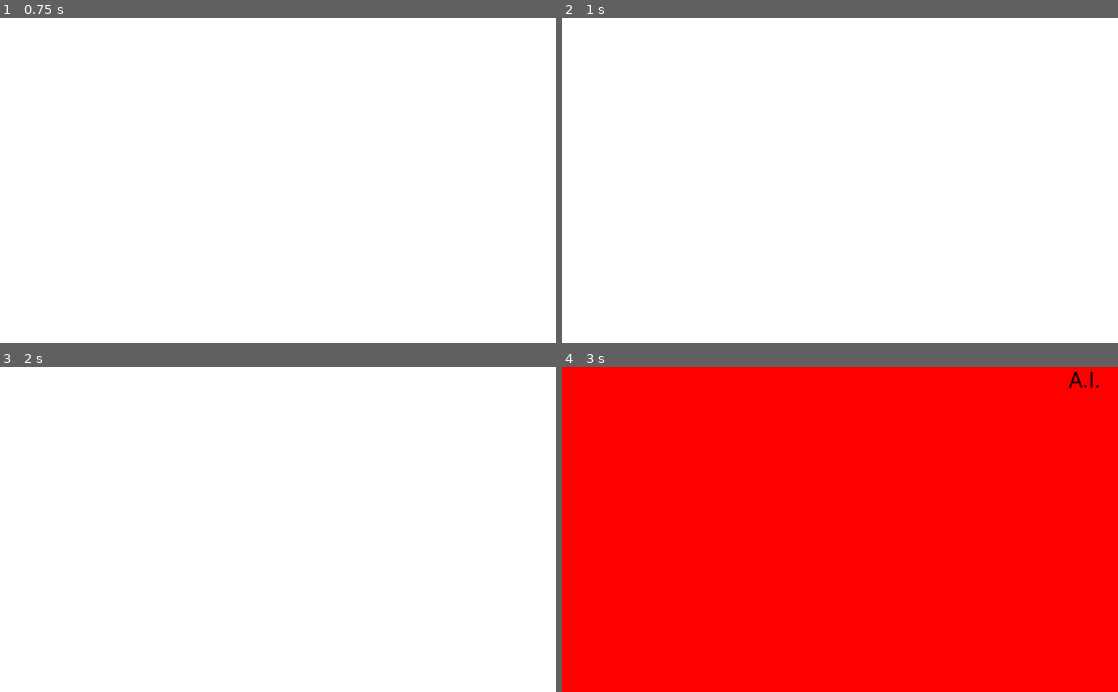
Above: before the commit, frames 1-4 (two rows, left to right).
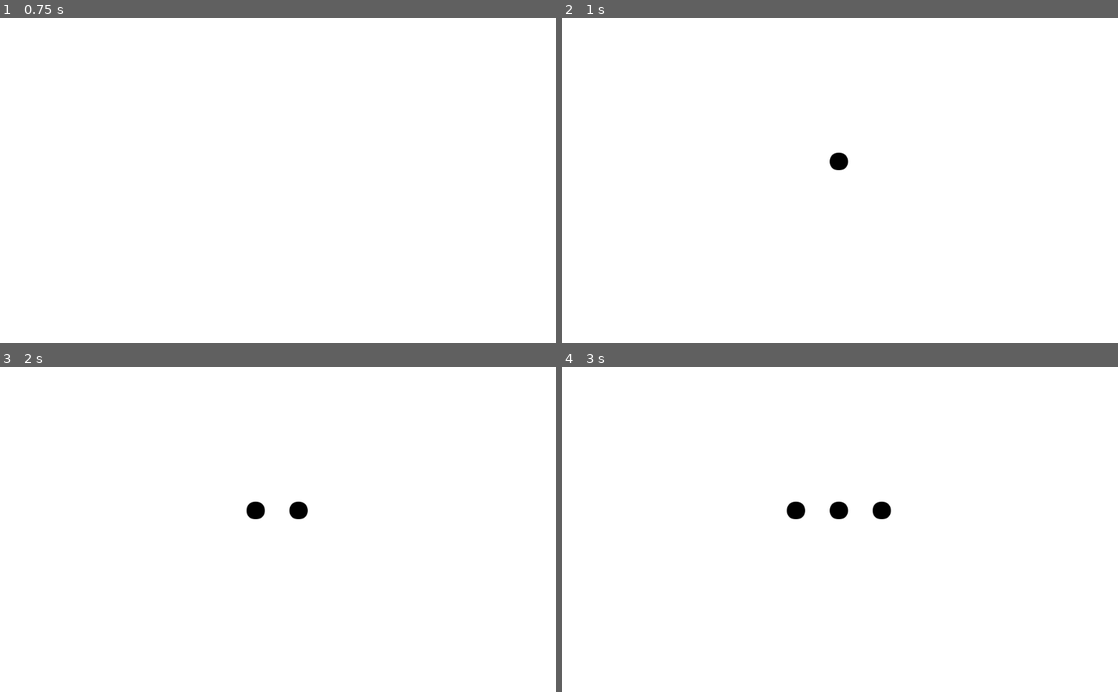
Above: after the commit, the same moments.

Repository: MGon025/CPSC481_Project
Game: Godot game, scene res://Board.tscn
Same seed, same stepped clock (60 frames per second), same inputs: the game is played once before the commit and once after it. The project has no main scene, so this scene is started directly.
Inputs (mouse positions are in pixels of both pictures, inside the frame that each line leads up to):
- Up to frame 1 (0.75 s): tap Enter at 0.5 s; move the mouse to (205, 105) at 0.52 s; click (205, 105) at 0.67 s
- Up to frame 2 (1 s): no input
- Up to frame 3 (2 s): tap Space at 1.25 s; move the mouse to (278, 454) at 1.27 s; click (278, 454) at 1.42 s
- Up to frame 4 (3 s): move the mouse to (912, 454) at 2.02 s; click (912, 454) at 2.17 s; tap Enter at 2.75 s; move the mouse to (767, 529) at 2.77 s; click (767, 529) at 2.92 s

Frame 1 is identical in both runs. In frame 2, 0.2% of the frame differs, in the area x 48-52%, y 41-47%; in frame 3, 0.3%; in frame 4, 100%, in the area x 0-100%, y 0-100%.

Commit message:
formatting + wait screen
- Better waiting screen when deciding who should go first.

Diff:
--- a/Board.tscn
+++ b/Board.tscn
@@ -36,6 +36,10 @@
 
 [sub_resource type="DynamicFont" id=8]
 size = 40
+font_data = ExtResource( 3 )
+
+[sub_resource type="DynamicFont" id=12]
+size = 300
 font_data = ExtResource( 3 )
 
 [sub_resource type="Animation" id=11]
@@ -267,6 +271,15 @@
 margin_right = 1024.0
 margin_bottom = 600.0
 
+[node name="Dots" type="Label" parent="GameStart"]
+margin_right = 1024.0
+margin_bottom = 353.0
+custom_colors/font_color = Color( 0, 0, 0, 1 )
+custom_fonts/font = SubResource( 12 )
+text = "..."
+align = 1
+valign = 1
+
 [node name="AnimationPlayer" type="AnimationPlayer" parent="GameStart"]
 root_node = NodePath("../FirstColor")
 anims/swipe_left = SubResource( 11 )
--- a/board.gd
+++ b/board.gd
@@ -1,24 +1,24 @@
 extends Node2D
+# Handles various events related to the game board.
+# Events include setting up the game board, switching turns,
+# and displaying the winner.
 
-
-# Declare member variables here. Examples:
-# var a = 2
-# var b = "text"
 
 var tiles = []
 
-var player1_is_first = true
-var player1_turn = true
+var player1_turn = false
 var use_circle = true
 
 var _win_lines = []
 var _pause = null
 
-onready var player1bg = get_node("Stats/BGLeft")
-onready var player2bg = get_node("Stats/BGRight")
-onready var p1_name = get_node("Stats/Names/Player1Name")
-onready var p2_name = get_node("Stats/Names/Player2Name")
+onready var _player1bg = get_node("Stats/BGLeft")
+onready var _player2bg = get_node("Stats/BGRight")
+onready var _p1_name = get_node("Stats/Names/Player1Name")
+onready var _p2_name = get_node("Stats/Names/Player2Name")
 var _test_time = 0
+var _test_count = 0
+
 
 # Called when the node enters the scene tree for the first time.
 func _ready():
@@ -31,23 +31,22 @@
 	_clear_board()
 
 
-# called 60 times per second
+# Called at 60fps. delta is time between frames.
 func _physics_process(delta):
 	_test_ai(delta)
+#	pass
 
 
 # Called when a tile is clicked
 func _on_turn_end():
 	use_circle = !use_circle
-	player1bg.visible = !player1bg.visible
-	player2bg.visible = !player2bg.visible
+	_player1bg.visible = !_player1bg.visible
+	_player2bg.visible = !_player2bg.visible
 	player1_turn = !player1_turn
-	_test_time = 0
-	# _test_win(false)
+	_test_win()
 
 
 # Called when clicking after a game is finished.
-# Make sure to set _pause to _game_over()
 func _on_continue(event):
 	if not (event is InputEventMouseButton) or\
 			event.get_button_index() != BUTTON_LEFT or\
@@ -60,18 +59,17 @@
 func _on_game_start(player1: bool):
 	_set_tile_colors(player1)
 	player1_turn = player1
-	player1_is_first = player1
-	if player1_is_first:
-		player1bg.show()
-		p2_name.show()
+	if player1:
+		_player1bg.show()
+		_p2_name.show()
 	else:
 		player1_turn = false
-		player2bg.show()
-		p1_name.show()
+		_player2bg.show()
+		_p1_name.show()
 	$Stats/Player1Score.show()
 	$Stats/Player2Score.show()
+	$GameStart.hide()
 	_test_time = 0
-	$GameStart.hide()
 
 
 func _clear_board():
@@ -81,10 +79,12 @@
 		child.hide()
 
 
+# Call this when someone has won.
+# Make sure to set _pause to _game_won() when calling this function.
 func _game_won(player1: bool, begin: int, end: int):
 	$Stats.add_score(player1)
 	_draw_win_line(player1, begin, end)
-	var text = p1_name.text if player1 else p2_name.text
+	var text = _p1_name.text if player1 else _p2_name.text
 	$Pause/Who.text = text + " Wins!"
 	$Pause.show()
 	yield()
@@ -92,6 +92,7 @@
 	_clear_board()
 
 
+# draws the win line according to the given beginning and end tiles
 func _draw_win_line(player1: bool, begin: int, end: int):
 	var win_line = null
 	for line in _win_lines:
@@ -100,8 +101,8 @@
 	if not win_line:
 		print("win line " + str(begin) + str(end) + " does not exist")
 		return
-	var color = player1bg.get_default_color() if player1\
-			else player2bg.get_default_color()
+	var color = _player1bg.get_default_color() if player1\
+			else _player2bg.get_default_color()
 	win_line.set_default_color(color)
 	win_line.show()
 
@@ -115,13 +116,14 @@
 		tiles.append(tile)
 
 
+# sets tile colors to BGLeft and BGRight depending on who goes first
 func _set_tile_colors(player1: bool):
 	# set tile colors based on player background colors
 	for tile in tiles:
-		tile.get_node("O").modulate = player1bg.get_default_color() if\
-				player1 else player2bg.get_default_color()
-		tile.get_node("X").modulate = player2bg.get_default_color() if\
-				player1 else player1bg.get_default_color()
+		tile.get_node("O").modulate = _player1bg.get_default_color() if\
+				player1 else _player2bg.get_default_color()
+		tile.get_node("X").modulate = _player2bg.get_default_color() if\
+				player1 else _player1bg.get_default_color()
 
 
 # store all win line nodes. called once
@@ -130,6 +132,7 @@
 		_win_lines.append(node)
 
 
+# connects signals from other scripts/nodes to their appropriate functions
 func _connect_signals():
 	# warning-ignore:return_value_discarded
 	$Pause/Click.connect("gui_input", self, "_on_continue")
@@ -140,9 +143,10 @@
 # example of how the ai would click tile 1
 func _test_ai_click():
 	tiles[1].toggle_tile()
+	_test_count += 1
 
 
-# example of ai making a decision after 5 seconds
+# example of the ai making a decision after 5 seconds
 func _test_ai(delta):
 	_test_time += delta
 	if not player1_turn:
@@ -153,5 +157,9 @@
 
 
 # example of the player winning with tiles 0,4,8
-func _test_win(player1: bool):
-	_pause = _game_won(player1, 0, 8)
+# called when switching turns after 3 enemy actions
+func _test_win():
+	_test_time = 0
+	if _test_count == 3:
+		_pause = _game_won(true, 0, 8)
+		_test_count = 0
--- a/game_start.gd
+++ b/game_start.gd
@@ -1,37 +1,54 @@
 extends Node2D
+# Handles choosing which player goes first.
+# The choice is decided after 3 seconds, then a short animation plays before
+# beginning the game.
+
 
 signal turn_decided(player_is_first)
 
-onready var p1_color = get_node("../Stats/BGLeft").get_default_color()
-onready var p2_color = get_node("../Stats/BGRight").get_default_color()
-onready var p1_name = get_node("../Stats/Names/Player1Name")
-onready var p2_name = get_node("../Stats/Names/Player2Name")
+onready var _p1_color = get_node("../Stats/BGLeft").get_default_color()
+onready var _p2_color = get_node("../Stats/BGRight").get_default_color()
+onready var _p1_name = get_node("../Stats/Names/Player1Name")
+onready var _p2_name = get_node("../Stats/Names/Player2Name")
 
 
 # Called when the node enters the scene tree for the first time.
 func _ready():
-	p1_name.hide()
-	p2_name.hide()
+	_p1_name.hide()
+	_p2_name.hide()
+	$Timer.start(4.0)
+	_start_dots()
+	yield($Timer, "timeout")
+	_decide()
 
-	$Timer.start(3.0)
-	yield($Timer, "timeout")
-	_on_timer_ended()
+func _start_dots():
+	$Dots.text = ""
+	var timer = Timer.new()
+	add_child(timer)
+	timer.connect("timeout", self, "_on_timer_timeout")
+	timer.set_one_shot(false)
+	timer.start(1.0)
 
 
-func _on_timer_ended():
-	print("e")
+func _on_timer_timeout():
+	if len($Dots.text) < 3:
+		$Dots.text += "."
+
+
+func _decide():
+	$Dots.hide()
 	var rng = RandomNumberGenerator.new()
 	rng.randomize()
 	var player_is_first = rng.randi_range(0, 1)
 
 	if player_is_first:
-		p1_name.show()
-		$FirstColor.set_frame_color(p1_color)
+		_p1_name.show()
+		$FirstColor.set_frame_color(_p1_color)
 	else:
-		p2_name.show()
+		_p2_name.show()
 		self.set_position(Vector2(1024, 600))
 		self.set_rotation(PI)
-		$FirstColor.set_frame_color(p2_color)
+		$FirstColor.set_frame_color(_p2_color)
 
 	$Timer.start(1.5)
 	yield($Timer, "timeout")
--- a/stats.gd
+++ b/stats.gd
@@ -1,16 +1,13 @@
 extends Node2D
-
-onready var p1_score = get_node("Player1Score")
-onready var p2_score = get_node("Player2Score")
+# Controls the scores of both players
 
 
-# Called when the node enters the scene tree for the first time.
-func _ready():
-	pass
+onready var _p1_score = get_node("Player1Score")
+onready var _p2_score = get_node("Player2Score")
 
 
 func add_score(player1: bool):
 	if player1:
-		p1_score.text = str(int(p1_score.text) + 1)
+		_p1_score.text = str(int(_p1_score.text) + 1)
 	else:
-		p2_score.text = str(int(p2_score.text) + 1)
+		_p2_score.text = str(int(_p2_score.text) + 1)
--- a/tile.gd
+++ b/tile.gd
@@ -1,4 +1,9 @@
 extends Area2D
+# Handles how the tiles are used.
+# A user can left-click to use a tile. The tile will only be used upon
+# releasing the mouse button on the same tile that the button was pressed on.
+# toggle_tile() is also available for AIs to simulate clicking.
+
 
 signal tile_clicked
 
@@ -26,11 +31,11 @@
 		_click_saved = false
 
 
-func turn_on(circle: bool):
-	if circle:
-		get_node("O").visible = true
-	else:
-		get_node("X").visible = true
+func toggle_tile():
+	enabled = false
+	_turn_on(_board.use_circle)
+	emit_signal("tile_clicked")
+	print(self.name + " clicked & disabled!")
 
 
 func turn_off():
@@ -39,11 +44,11 @@
 	enabled = true
 
 
-func toggle_tile():
-	enabled = false
-	turn_on(_board.use_circle)
-	emit_signal("tile_clicked")
-	print(self.name + " clicked & disabled!")
+func _turn_on(circle: bool):
+	if circle:
+		get_node("O").visible = true
+	else:
+		get_node("X").visible = true
 
 
 # called when a tile is left-clicked
Not shown: 1 places in Board.tscn that only renumber resources
